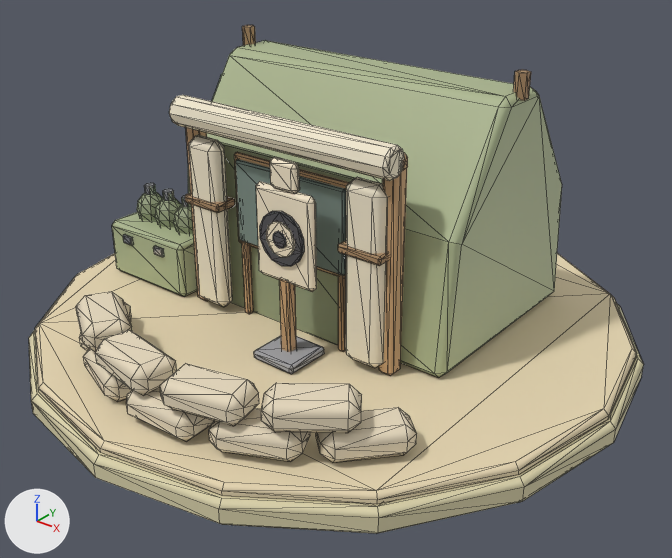
One commit to the glTF model assets/models/route/training_point.glb: the scene before it, then after it.
Rendered twice from a 50 mm lens placed at (5.46, -6.78, 4.92), pointed at (0.21, -0.23, 0.85). Arrows for +X, +Y and +Z are at lower left; the lights stay in place. The older version comes first. Mesh edges are drawn as thin lines.

Objects in the first picture: 'MerchantShop'.
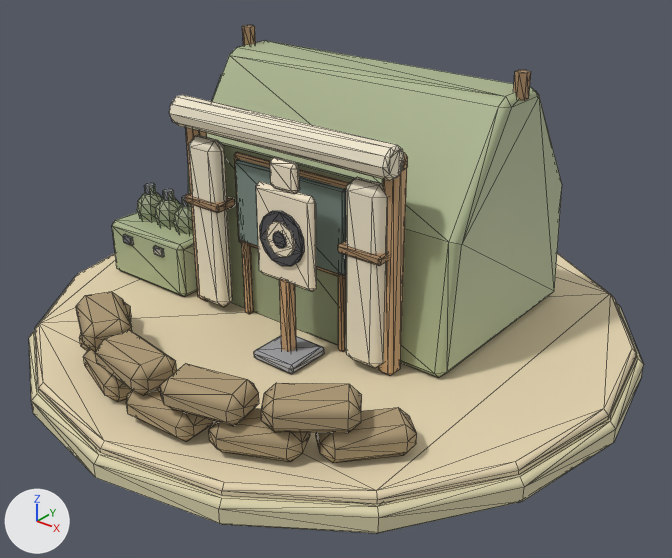
Pixel boxes [x1, y1, x2, y2] of what changed, in the pictures (672 x 558 px):
'MerchantShop', recoloured (darker)
    both: [74, 289, 419, 465]

Diff of the bpy script that builds the scene:
```diff
--- a/assets/models/route/training_point.glb.py
+++ b/assets/models/route/training_point.glb.py
@@ mat_m_sandbag @@
 mat_m_sandbag = principled_material('M_Sandbag')
-mat_m_sandbag.base_color = (0.8, 0.7, 0.52)  # beige #e7dabf
+mat_m_sandbag.base_color = (0.42, 0.32, 0.18)  # beige #ad9976
 mat_m_sandbag.roughness = 0.9
```
